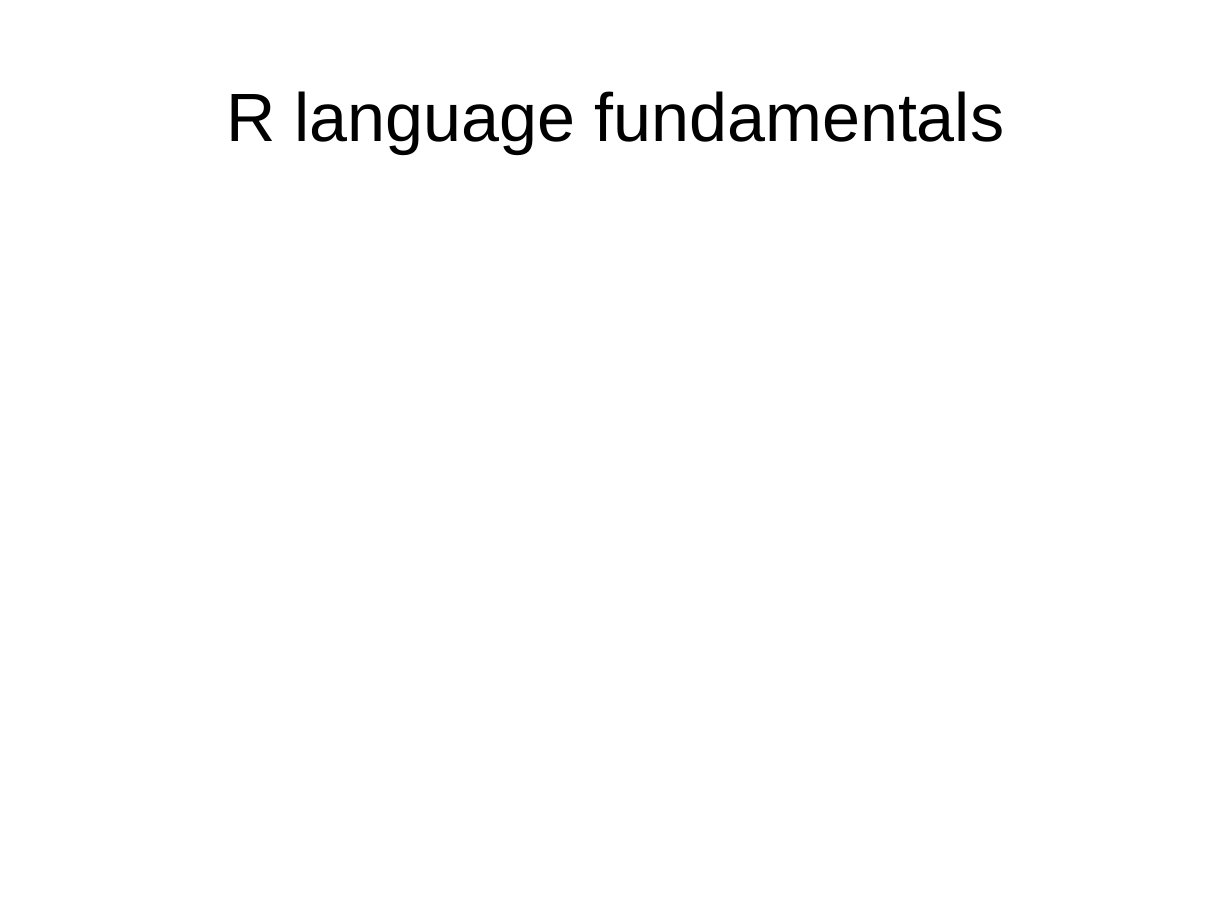
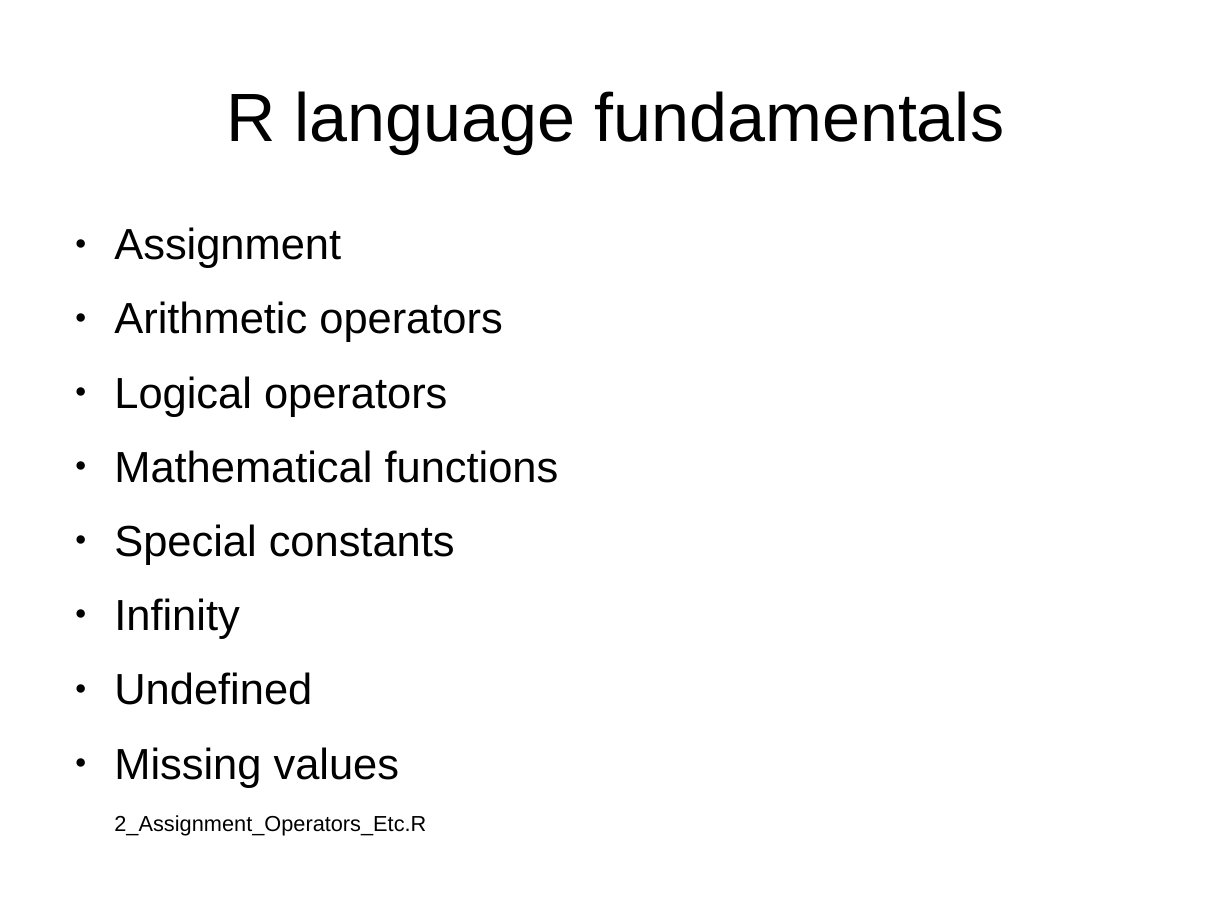
Before and after one commit to Johnny-Blue/R, a slide deck: slide 19 of R.odp. Drawn at 1232x924 pixels with LibreOffice and Linux fonts; fonts in the diff are those of the drawing. Boxes give left, top, right and bottom in pixels: in the first picture for what was removed or moved away, otherwise in the second. Text is boxed around its words. In the diff, an @@ line names an element or a change of style, - is before the commit and + after.

```diff
--- a/R.odp
+++ b/R.odp
@@ text added at bbox=[114, 227, 559, 836], 28 pt, text #000000 @@
+● Assignment
+● Arithmetic operators
+● Logical operators
+● Mathematical functions
+● Special constants
+● Infinity
+● Undefined
+● Missing values
+2_Assignment_Operators_Etc.R
```
Also in this commit, not shown: 2 other slides changed, 2 other files.
